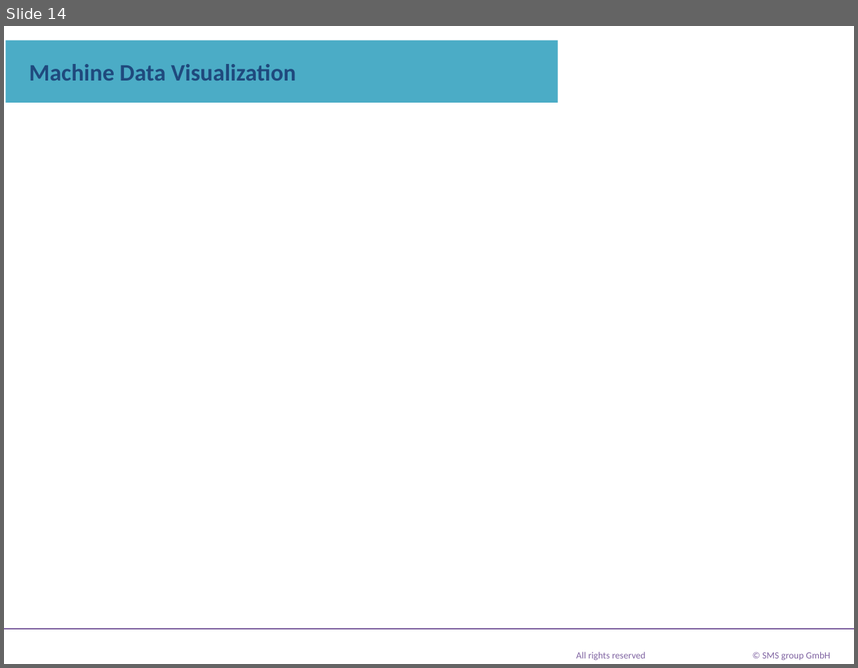
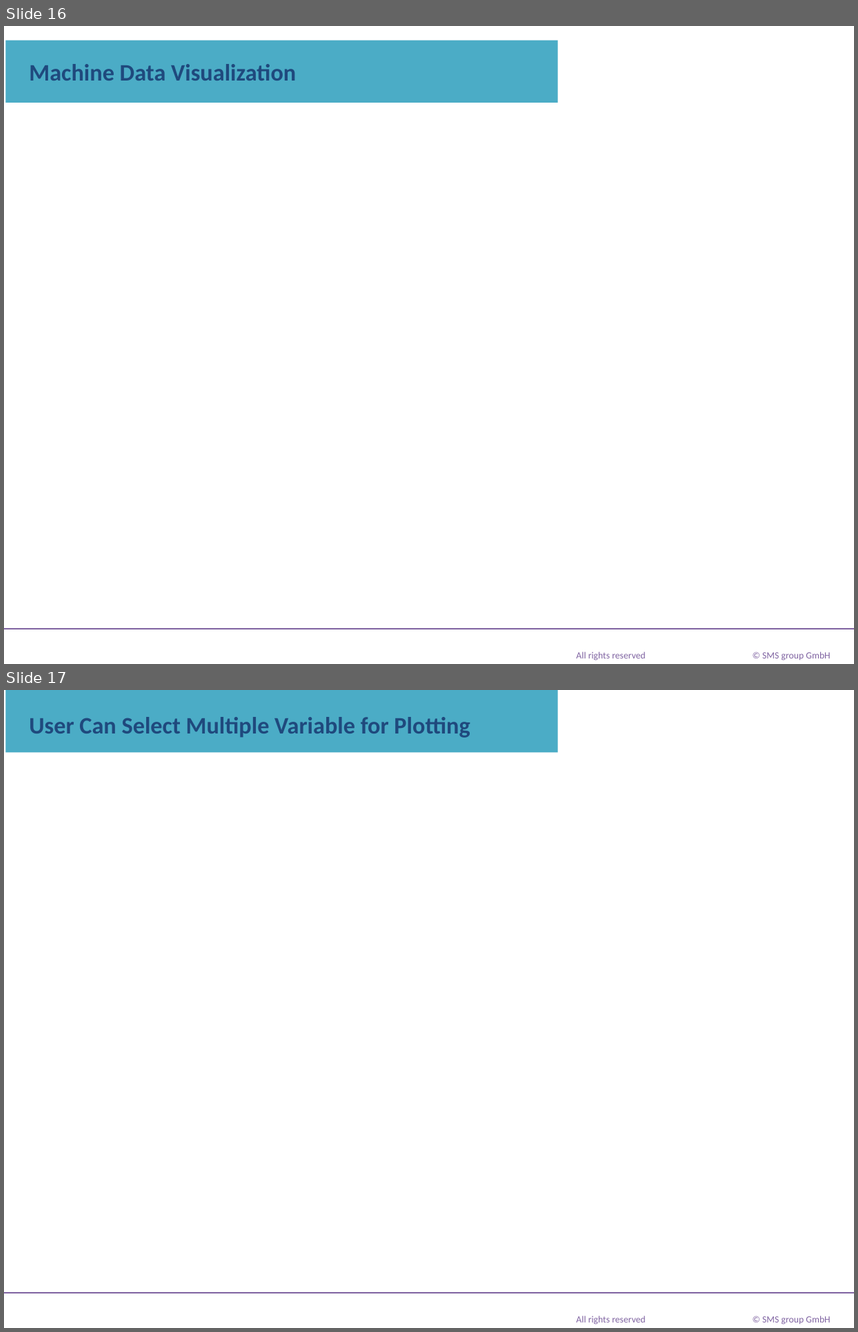
Before and after one commit to mrmanishprasadroy/Dash_Monitoring_Tool, a slide deck: PlotlyDashboard.pptx. Shown one above the other, each under a label of ours: slide 14 before the commit, slides 16 and 17 after it. The pictures are 858x668 and 858x1332 pixels, drawn with LibreOffice and Linux fonts; fonts in the diff are those of the drawing; background and template pictures are left out. Boxes give left, top, right and bottom in pixels: in the first picture for what was removed or moved away, otherwise in the second. Text is boxed around its words. In the diff, an @@ line names an element or a change of style, - is before the commit and + after.

```diff
--- a/PlotlyDashboard.pptx
+++ b/PlotlyDashboard.pptx
@@ slide 17 added at <box>4,690,854,1328</box>, background picture (left out); not listed: 3 template elements that a slide beside it also shows @@
@@ rectangle added at <box>5,690,558,752</box>, fill #4BACC6, 20 pt, text #1F497D, bold @@
+User Can Select Multiple Variable for Plotting
@@ what was slide 14 is now slide 16 @@
```
Also in this commit, not shown: 3 slides changed, 5 other slides added, 8 slides removed, 2 other files.
